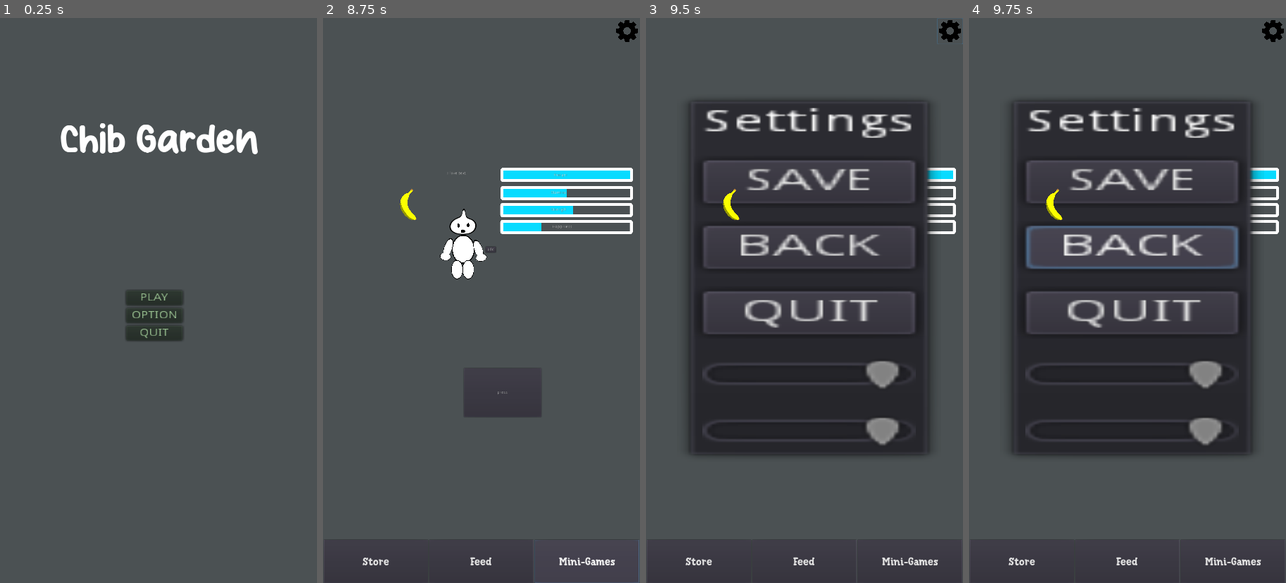
Above: before the commit, frames 1-4 (left to right).
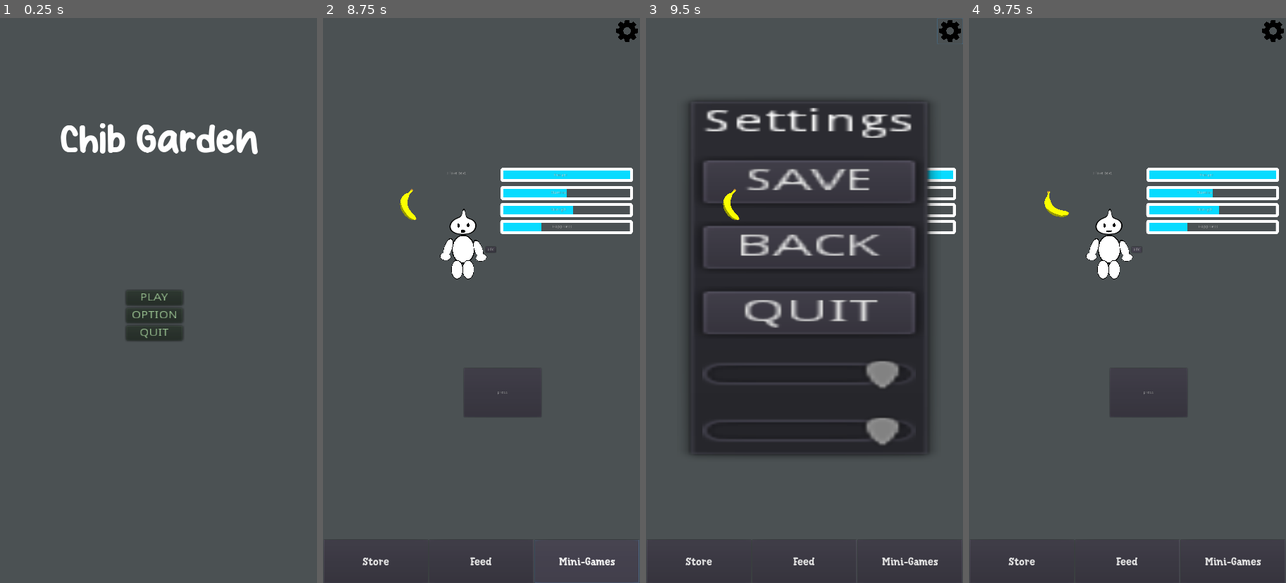
Above: after the commit, the same moments.

Repository: wiznob/chibGarden
Game: Godot game, scene res://Scenes/titleScreen.tscn
Same seed, same stepped clock (60 frames per second), same inputs: the game is played once before the commit and once after it.
Inputs (mouse positions are in pixels of both pictures, inside the frame that each line leads up to):
- Up to frame 1 (0.25 s): no input
- Up to frame 2 (8.75 s): click "PLAY" at 0.5 s; click "Store" at 1.25 s; click "Feed" at 2 s; click "Mini-Games" at 2.75 s; click "press" at 3.5 s; click "Store" at 4.25 s; click "Feed" at 5 s; click "Mini-Games" at 5.75 s; click "Store" at 6.5 s; click "Feed" at 7.25 s; click "Mini-Games" at 8 s
- Up to frame 3 (9.5 s): click (950, 29) at 8.75 s
- Up to frame 4 (9.75 s): click "BACK" at 9.5 s

Frames 1-3 are identical in both runs. In frame 4, 38% of the frame differs, in the area x 13-92%, y 14-78%.
Error before the commit: Attempt to call function 'hide' in base 'null instance' on a null instance. (res://Settingsmenu.gd:14)

Commit message:
Temp fix to back button on settings menu
We want the back function to work within the settings so we can reuse the Script multiple times

Diff:
--- a/Scenes/Menu.tscn
+++ b/Scenes/Menu.tscn
@@ -4,7 +4,7 @@
 [ext_resource path="res://Scenes/Chib.tscn" type="PackedScene" id=2]
 [ext_resource path="res://Scenes/scripts/Menu.gd" type="Script" id=3]
 [ext_resource path="res://fonts/monkeyFont.tres" type="DynamicFont" id=4]
-[ext_resource path="res://Settingsmenu.gd" type="Script" id=5]
+[ext_resource path="res://Scenes/scripts/Settingsmenu.gd" type="Script" id=5]
 
 [node name="Menu" type="Control"]
 pause_mode = 2
@@ -119,5 +119,6 @@
 
 [connection signal="pressed" from="HBoxContainer/feedBTN" to="." method="_on_feedBTN_pressed"]
 [connection signal="pressed" from="settingsBTN" to="." method="_on_settingsBTN_pressed"]
+[connection signal="pressed" from="Settingspopup/VBoxContainer/backButton" to="." method="_on_backsButton_pressed"]
 [connection signal="pressed" from="Settingspopup/VBoxContainer/backButton" to="Settingspopup/VBoxContainer/backButton" method="_on_backButton_pressed"]
 [connection signal="pressed" from="Settingspopup/VBoxContainer/quitButton" to="Settingspopup/VBoxContainer/quitButton" method="_on_quitButton_pressed"]
--- a/Scenes/SettingsGUI.tscn
+++ b/Scenes/SettingsGUI.tscn
@@ -1,6 +1,7 @@
 [gd_scene load_steps=2 format=2]
 
-[ext_resource path="res://Settingsmenu.gd" type="Script" id=1]
+[ext_resource path="res://Scenes/scripts/Settingsmenu.gd" type="Script" id=1]
+
 
 [node name="SettingsGUI" type="CanvasLayer"]
 
--- a/Scenes/scripts/Menu.gd
+++ b/Scenes/scripts/Menu.gd
@@ -14,6 +14,10 @@
 	get_tree().paused = true
 	$Settingspopup.show()
 
+#Tempoary hopfully
+func _on_backsButton_pressed():
+		$Settingspopup.hide()
+		get_tree().paused = false
 
 
 #	 if get_tree().paused == false:
--- a/Settingsmenu.gd
+++ b/Scenes/scripts/Settingsmenu.gd
@@ -10,9 +10,11 @@
 #func _process(delta):
 #	pass
 
+#We want to reuse this script so we also want the back button working here.
 func _on_backButton_pressed():
-	$Settingspopup.hide()
-	get_tree().paused = false
+	pass
+	#$Settingspopup.hide()
+	#get_tree().paused = false
 
 
 
